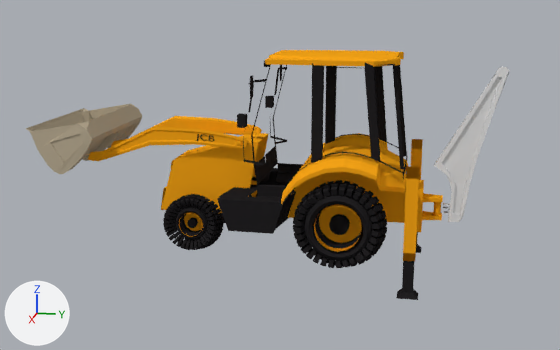
The Blender file Models/Vehicles/Land/BackHoeLoader/JCBMidiCXBackhoeLoader2014.blend, before and after one commit.
One viewpoint serves both versions: a 50 mm camera at (35.92, 6.43, 7.78) aimed at (0.3, -0.7, -1.13). Arrows for +X, +Y and +Z are at lower left; the lights stay in place.

Names of what the first picture shows: 'BackhoeBoom', 'Body', 'CabFrame', 'CabRoofTop', 'LeftBackTire', 'LeftFrontTire', 'LoaderBucket', 'SwingFrame', 'leftBackRim', 'leftStabilizerLeg', 'loaderLiftArm'.
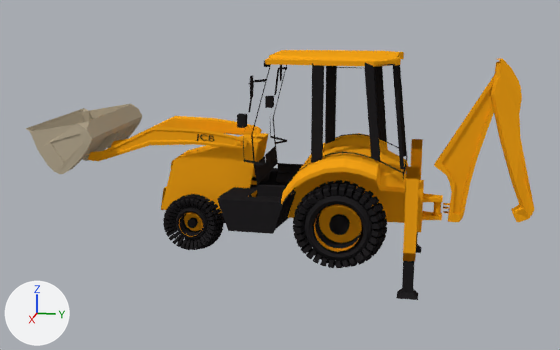
Where the change shows, as pixel boxes (x1, y1, x2, y2) in the pictures (560 x 350 px):
```json
{"object": "BackhoeBoom", "change": "recoloured", "before": [434, 66, 509, 222], "after": [434, 66, 509, 222], "on screen": "grey to orange"}
{"object": "Arm", "change": "added", "after": [490, 58, 535, 222], "on screen": "orange"}
```

Edits to the scene script, one JSON object a line:
```json
{"block": "me_plane_005", "where": "me_plane_005.from_pydata(...)  # 102 vertices, 67 faces; spans x -1.0..3.6, y -13.3..37.3, z 0.0..7.3"}
{"op": "add", "block": "me_plane_005", "code": "me_plane_005.materials.append(mat_jcbyellow)  # orange #faa718"}
{"op": "add", "block": "me_plane_006", "code": ["me_plane_006 = bpy.data.meshes.new('Plane.006')", "me_plane_006.from_pydata(...)  # 148 vertices, 106 faces; spans x -1.6..1.6, y -24.5..1.4, z -2.4..0.1", "me_plane_006.materials.append(mat_jcbyellow)  # orange #faa718"]}
{"op": "add", "block": "ob_arm", "code": ["ob_arm = bpy.data.objects.new('Arm', me_plane_006)", "ob_arm.parent = ob_backhoeboom", "ob_arm.matrix_parent_inverse = Matrix(((15.75, 0.0, 0.0, 0.311), (0.0, 16.61, 0.0, -122.2), (0.0, 0.0, 1.0, 3.033), (0.0, 0.0, 0.0, 1.0)))", "ob_arm.location = (-0.0206, 9.023, 4.169)", "ob_arm.rotation_euler = (1.524, 0.0, 0.0)  # degrees (87, 0, 0)", "ob_arm.scale = (0.242, 0.282, 1.0)"]}
```
